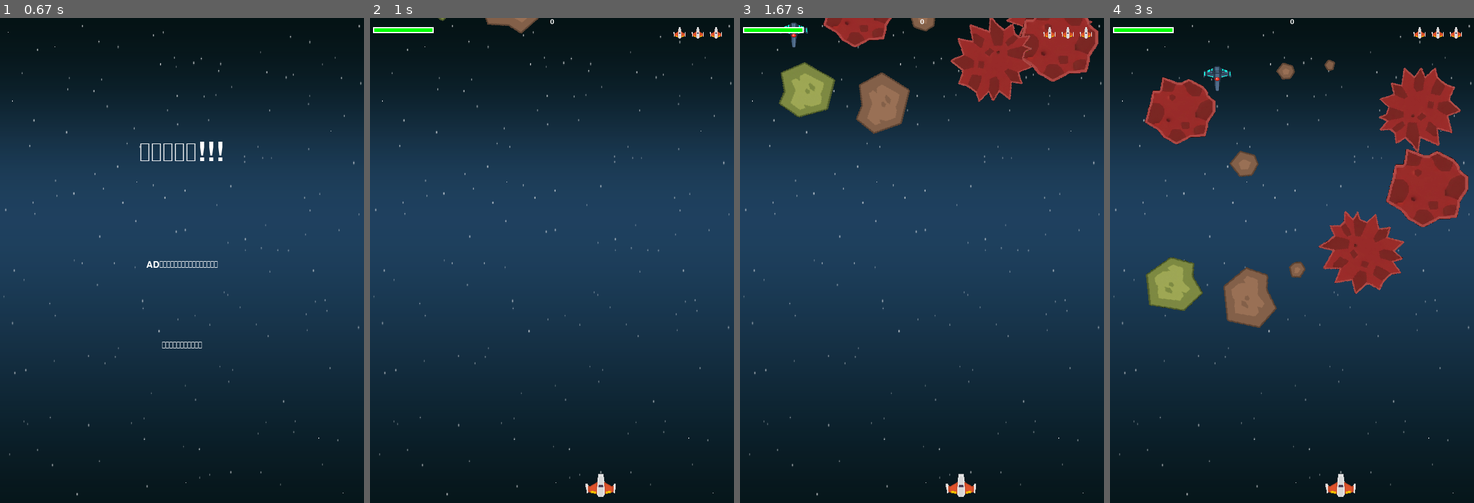
Above: before the commit, frames 1-4 (left to right).
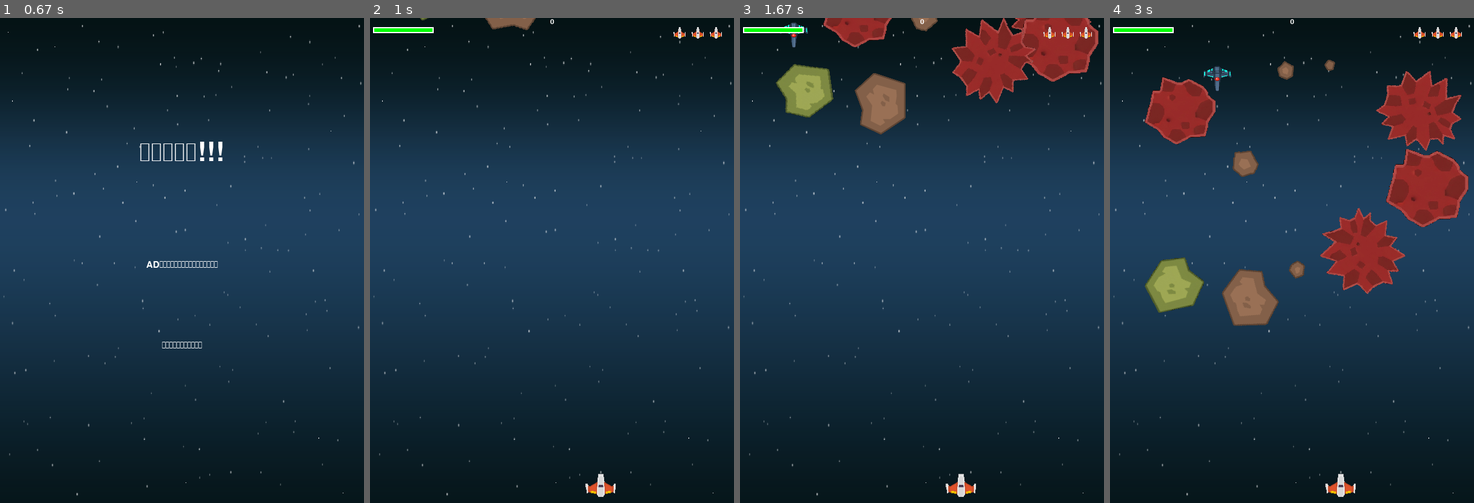
Above: after the commit, the same moments.

Repository: jz588738-byte/my-first-pygame
Game: pygame game, started from main.py
The game is run twice, just before and just after one commit, with the same random seed, the same clock (stepped at 60 frames per second) and the same inputs.
Inputs:
- Up to frame 1 (0.67 s): hold D from 0.33 s (still down)
- Up to frame 2 (1 s): release D at 0.8 s; hold D from 0.83 s (still down)
- Up to frame 3 (1.67 s): release D at 1.3 s; hold A from 1.33 s (still down)
- Up to frame 4 (3 s): release A at 1.87 s; hold A 1.9-2.3 s; hold D 2.33-2.97 s

Frame 1 is identical in both runs. In frame 2, 0.1% of the frame differs, in the area x 13-47%, y 0-4%; in frame 3, 2.5%; in frame 4, 4.1%, in the area x 9-97%, y 8-64%.

Commit message:
feat/perf: 增加圖層和效能
讓隕石在畫面外不會轉動

讓爆炸隕石的爆炸動畫先在初始化縮放完成

增加圖層

Diff:
--- a/sprites/rocks/base_rock.py
+++ b/sprites/rocks/base_rock.py
@@ -9,6 +9,7 @@
         super().__init__()
         self.res = game.res
         self.game = game
+        self._layer = 1  # 圖層深度：隕石在最下面
         self.game.rocks.add(self)
         self.game.all_sprites.add(self)
 
@@ -51,6 +52,11 @@
 
     # 隕石旋轉
     def rotate(self):
+        # 效能優化：如果隕石還在螢幕外面（還沒掉下來或已經飛走），就不要轉它
+        # 因為 transform.rotate 是很吃力的數學運算，對看不見的東西做運算純屬浪費
+        if self.rect.bottom < 0 or self.rect.top > HEIGHT or self.rect.right > WIDTH or self.rect.right < 0:
+            return
+
         # 處理隕石的旋轉動畫
         self.total_degree += self.rot_degree
         self.total_degree = self.total_degree % 360
--- a/sprites/rocks/exploding_rock.py
+++ b/sprites/rocks/exploding_rock.py
@@ -30,6 +30,16 @@
         self.rect = self.image.get_rect()
         self.rect.center = old_center # 還原隨機位置
 
+        # 效能優化：預先縮放爆炸動畫的每一幀，避免在 1/60 秒的迴圈中做耗能的縮放
+        self.expl_images = []
+        for img in self.res['anim']['damage_exploding']:
+            self.expl_images.append(pygame.transform.scale(img, (self.target_width, self.target_width)))
+
+        # 效能優化：預先縮放爆炸後的每一幀動畫，避免在 update 迴圈中使用極耗能的 scale 函數
+        self.expl_images = []
+        for img in self.res['anim']['damage_exploding']:
+            self.expl_images.append(pygame.transform.scale(img, (self.target_width, self.target_width)))
+
     def destroy(self, game, Explosion):
         self.kill() # 從所有群組移除 (包含 rocks)
         game.all_sprites.add(self) # 加回 all_sprites 確保 update/draw 正常
@@ -59,8 +69,8 @@
 
         from sprites.particle import Particle
         Particle.create_explosion(game, self.rect.center)
-        exploding_image = self.res['anim']['damage_exploding'][self.frame]
-        self.image = pygame.transform.scale(exploding_image, (self.target_width, self.target_width))
+        # 使用預先縮放好的圖片
+        self.image = self.expl_images[self.frame]
         center = self.rect.center
         self.rect = self.image.get_rect()
         self.rect.center = center
@@ -71,11 +81,11 @@
             if now - self.last_update > self.frame_duration:
                 self.last_update = now
                 self.frame += 1
-                if self.frame == len(self.res['anim']['damage_exploding']):
+                if self.frame == len(self.expl_images):
                     self.kill()
                 else:
-                    exploding_image = self.res['anim']['damage_exploding'][self.frame]
-                    self.image = pygame.transform.scale(exploding_image, (self.target_width, self.target_width))
+                    # 使用預先縮放好的圖片，速度提升 10 倍以上
+                    self.image = self.expl_images[self.frame]
                     center = self.rect.center
                     self.rect = self.image.get_rect()
                     self.rect.center = center
